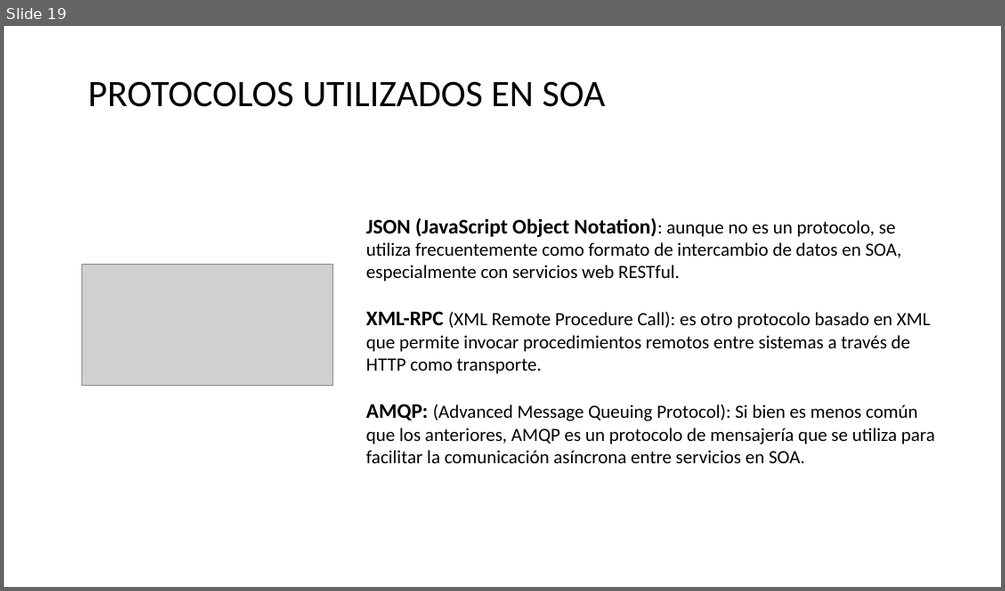
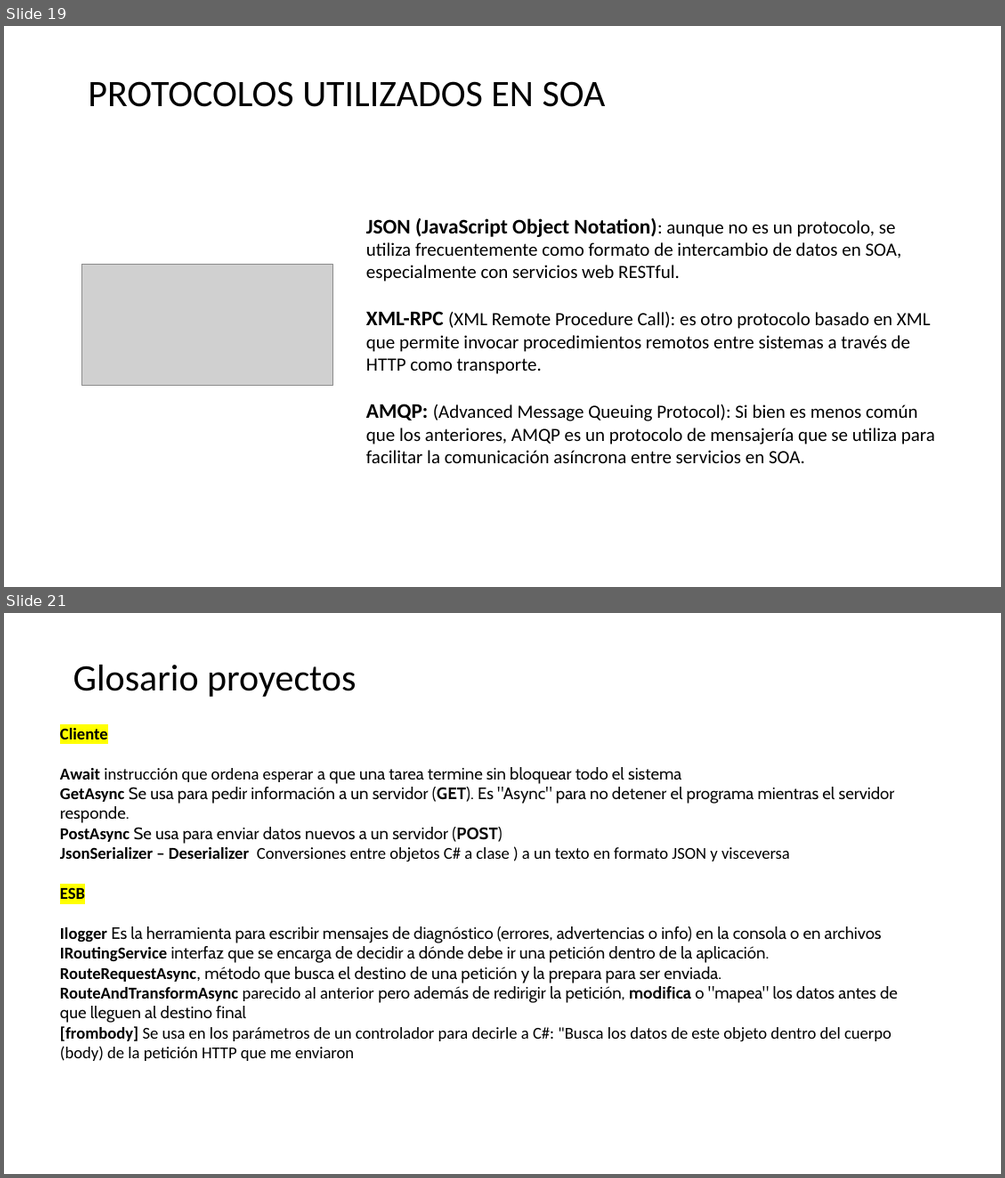
Before and after one commit to CesarLopez-Profe/Arquitectura-de-Software, a slide deck: Slides/7_SOA_metdologia_cf.pptx. Shown one above the other, each under a label of ours: slide 19 before the commit, slides 19 and 21 after it; the slides between them are not shown. The pictures are 1005x591 and 1005x1178 pixels, drawn with LibreOffice and Linux fonts; fonts in the diff are those of the drawing; grey boxes stand for pictures; background and template pictures are left out. Boxes give left, top, right and bottom in pixels: in the first picture for what was removed or moved away, otherwise in the second. Text is boxed around its words. In the diff, an @@ line names an element or a change of style, - is before the commit and + after.

```diff
--- a/Slides/7_SOA_metdologia_cf.pptx
+++ b/Slides/7_SOA_metdologia_cf.pptx
@@ slide 21 added at [4,613,1001,1174], background picture (left out) @@
@@ text added at [73,665,356,697], 36 pt, text #000000 @@
+Glosario proyectos
@@ text added at [60,728,898,1061], 16 pt, text #0A0A0A @@
+Cliente
+Await instrucción que ordena esperar a que una tarea termine sin bloquear todo el sistema
+GetAsync Se usa para pedir información a un servidor (GET). Es "Async" para no detener el programa mientras el servidor responde.
+PostAsync Se usa para enviar datos nuevos a un servidor (POST)
+JsonSerializer – Deserializer Conversiones entre objetos C# a clase ) a un texto en formato JSON y visceversa
+ESB
+Ilogger Es la herramienta para escribir mensajes de diagnóstico (errores, advertencias o info) en la consola o en archivos
+IRoutingService interfaz que se encarga de decidir a dónde debe ir una petición dentro de la aplicación.
+RouteRequestAsync, método que busca el destino de una petición y la prepara para ser enviada.
+RouteAndTransformAsync parecido al anterior pero además de redirigir la petición, modifica o "mapea" los datos antes de que lleguen al destino final
+[frombody] Se usa en los parámetros de un controlador para decirle a C#: "Busca los datos de este objeto dentro del cuerpo (body) de la petición HTTP que me enviaron
```
Also in this commit, not shown: 1 slide changed, 1 other slide added, 3 other files.
